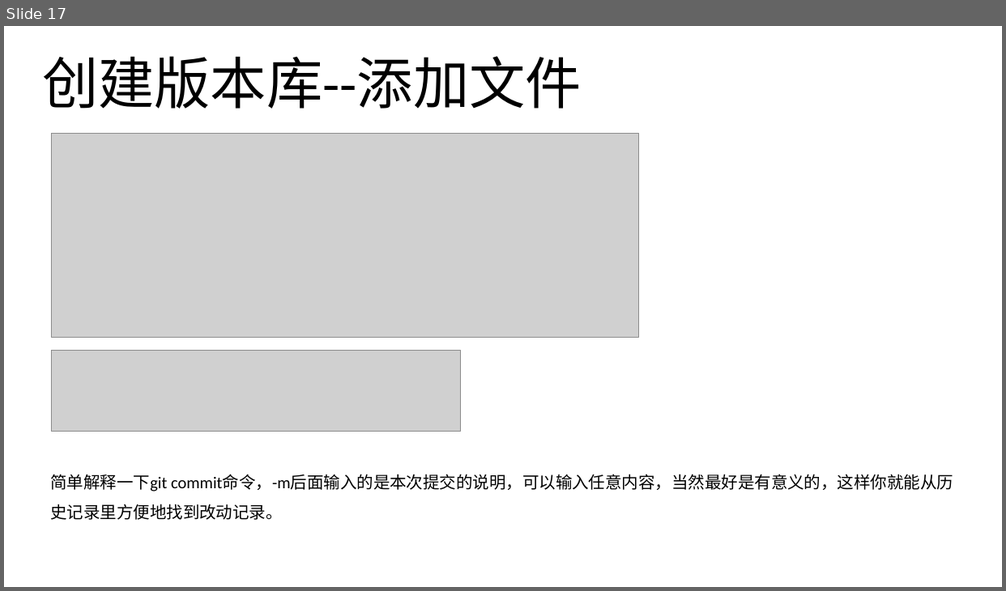
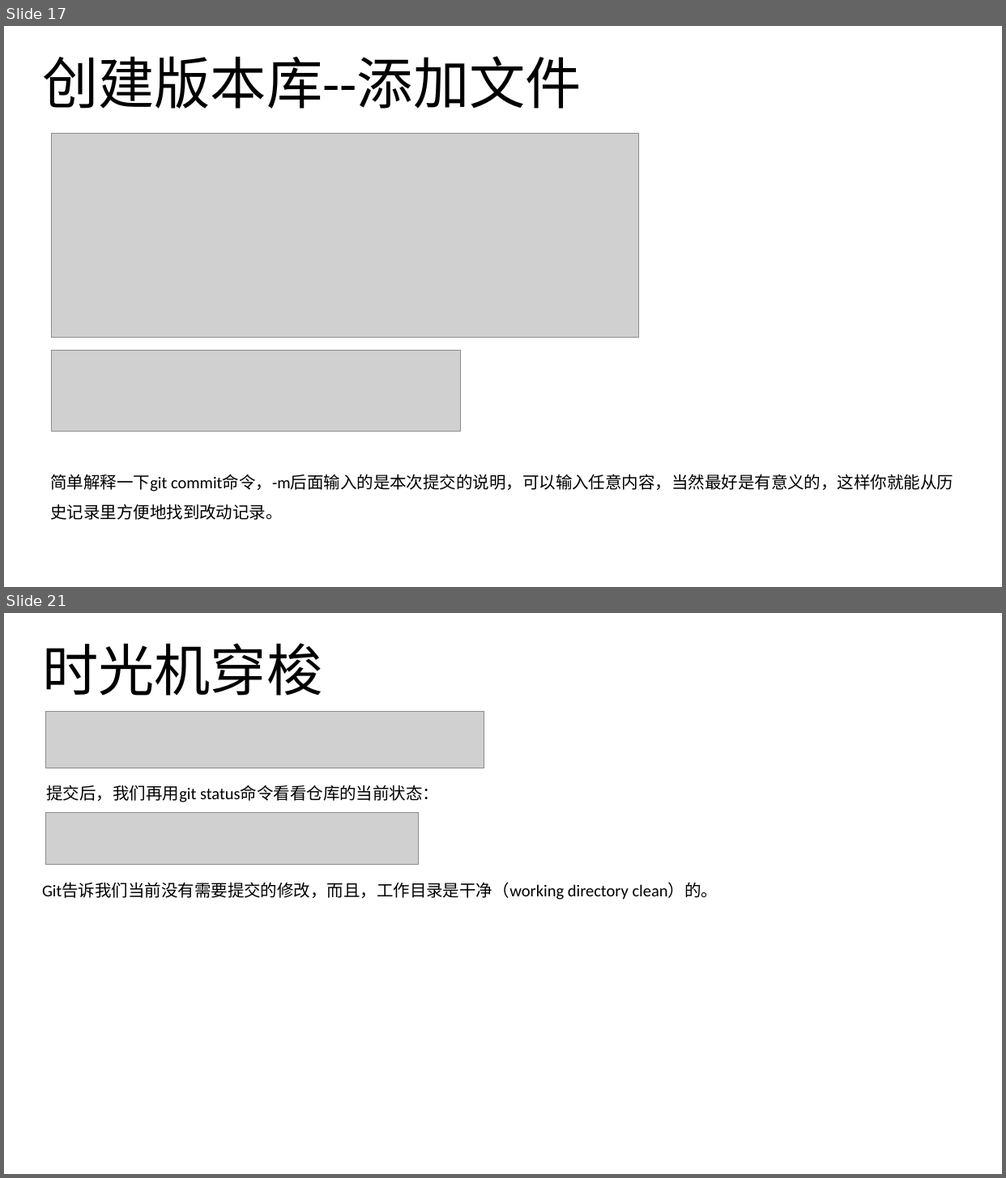
Before and after one commit to noprom/shandong, a slide deck: doc/ppt/git.pptx. Shown one above the other, each under a label of ours: slide 17 before the commit, slides 17 and 21 after it; the slides between them are not shown. The pictures are 1006x591 and 1006x1178 pixels, drawn with LibreOffice and Linux fonts; fonts in the diff are those of the drawing; grey boxes stand for pictures. Boxes give left, top, right and bottom in pixels: in the first picture for what was removed or moved away, otherwise in the second. Text is boxed around its words. In the diff, an @@ line names an element or a change of style, - is before the commit and + after.

```diff
--- a/doc/ppt/git.pptx
+++ b/doc/ppt/git.pptx
@@ slide 21 added at [4,613,1002,1174], background #FFFFFF @@
@@ title added at [42,643,322,696], 54 pt, text #000000 @@
+时光机穿梭
@@ picture added at [45,712,484,768] @@
@@ subtitle added at [46,785,439,803], 16 pt, text #000000 @@
+提交后，我们再用git status命令看看仓库的当前状态：
@@ picture added at [45,812,419,864] @@
@@ text added at [42,883,718,900], 16 pt, text #000000 @@
+Git告诉我们当前没有需要提交的修改，而且，工作目录是干净（working directory clean）的。
```
Also in this commit, not shown: 3 other slides added.
